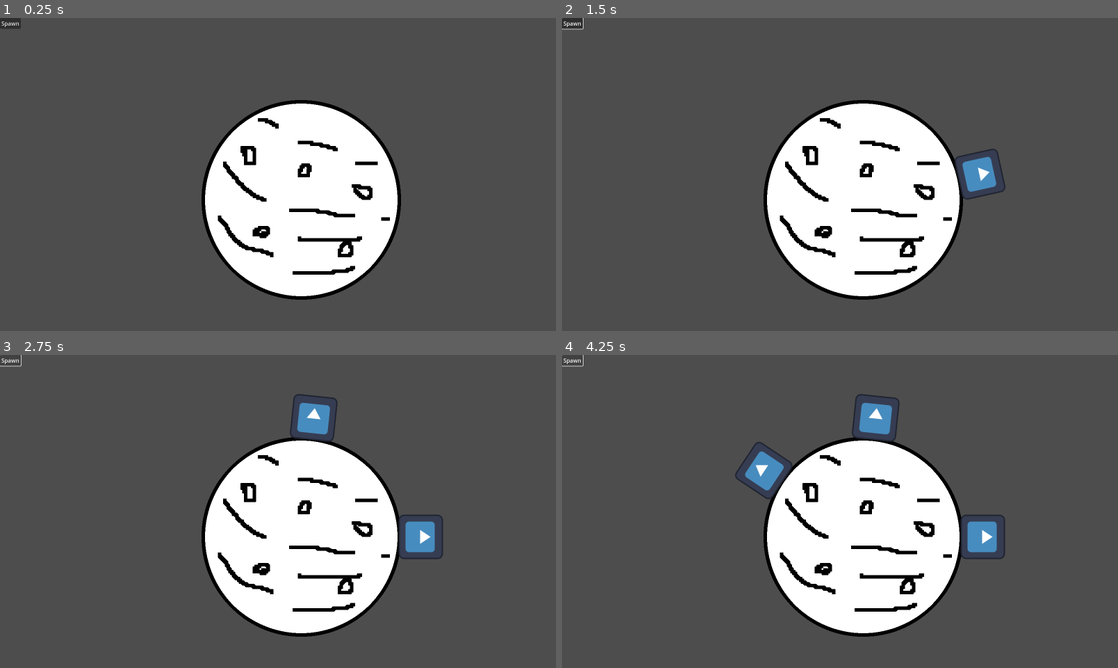
Above: before the commit, frames 1-4 (two rows, left to right).
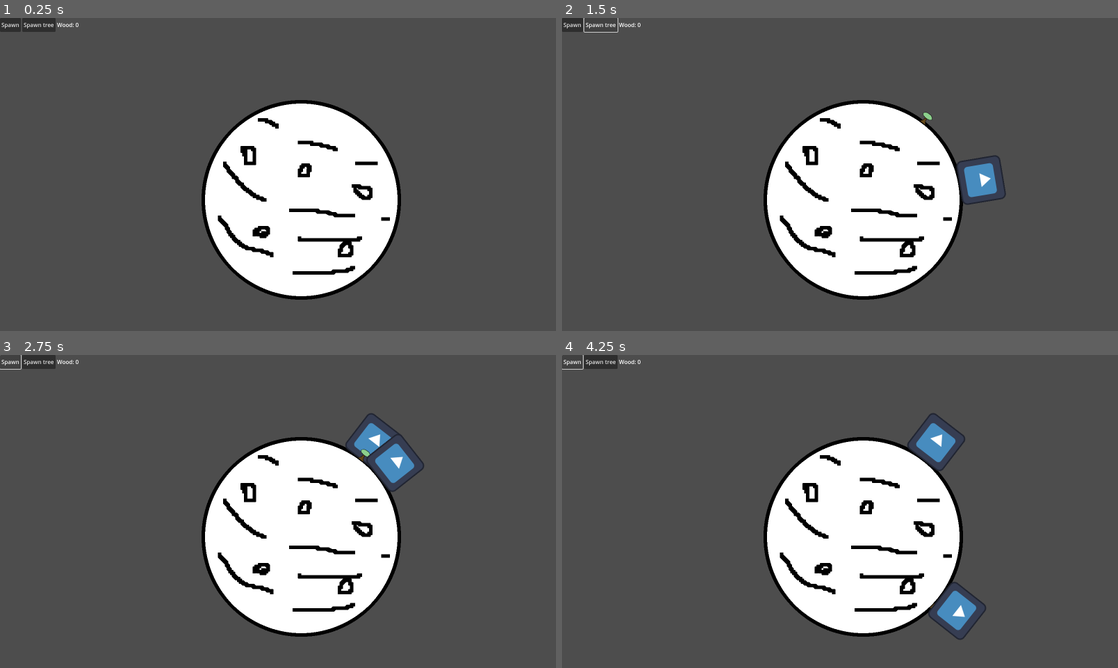
Above: after the commit, the same moments.

Repository: macmist/incremental-game
Game: Godot game, scene res://main.tscn
The game is run twice, just before and just after one commit, with the same random seed, the same clock (stepped at 60 frames per second) and the same inputs. The engine's default icon, where the game draws it, is replaced by a stand-in: a white triangle on a blue panel in a dark square.
Inputs (mouse positions are in pixels of both pictures, inside the frame that each line leads up to):
- Up to frame 1 (0.25 s): no input
- Up to frame 2 (1.5 s): click "Spawn" at 0.5 s; click (600, 24) at 1.25 s, where only the run after the commit has a clickable "Spawn tree"
- Up to frame 3 (2.75 s): click "Spawn" at 2 s
- Up to frame 4 (4.25 s): click (600, 361) at 2.75 s, where only the run after the commit has a clickable "Spawn tree"; click "Spawn" at 3.5 s

The runs differ from the first frame. In frame 1, 0.3% of the frame differs, in the area x 0-15%, y 0-5%; in frame 2, 0.7%; in frame 3, 2.9%; in frame 4, 3.8%, in the area x 0-80%, y 0-91%.

Commit message:
feat: collects wood

Diff:
--- /dev/null
+++ b/Scripts/GameManager.gd
@@ -0,0 +1,19 @@
+extends Node
+
+
+var wood: int = 0
+
+signal wood_updated(new_value: int)
+
+
+func add_wood(amount: int):
+	wood += amount
+	wood_updated.emit(wood)
+
+func spend_wood(amount: int) -> bool:
+	if wood >= amount:
+		wood -= amount
+		wood_updated.emit(wood)
+		return true
+	else:
+		return false
--- /dev/null
+++ b/Scripts/resource.gd
@@ -0,0 +1,17 @@
+extends Node
+
+class_name CollectableResource
+
+@export var total: int = 100
+@export var remaining: int = 100
+
+
+func collect(amount: int) -> int:
+	var collected = min(amount, remaining)
+	remaining -= collected
+	print("removing:", collected, " remaining: ", remaining)
+
+	if remaining <= 0:
+		print("empty, deleting")
+		queue_free()
+	return collected
--- a/entity.gd
+++ b/entity.gd
@@ -1,28 +1,74 @@
 extends Sprite2D
 
 @export var speed: float = 1.0   # radians per second
+@export var collect_speed: int = 30
 
 var angle: float = 0.0
 var target_angle: float = 0.0
 var radius: float = 100.0
 var planet_position: Vector2 = Vector2.ZERO
 
+var target: CollectableResource
+
+var timer: Timer = Timer.new()
+
+func _ready():
+	timer.connect("timeout", collect)
+	timer.wait_time = 3
+	timer.one_shot = true
+	add_child(timer)
+
+
+func collect():
+	if target:
+		print("collecting")
+		var collected = target.collect(collect_speed)
+		if collected > 0:
+			GameManager.add_wood(collected)
+		if not is_instance_valid(target) or target.remaining <= 0:
+			target = null
+
+func find_target():
+	var trees = get_tree().get_nodes_in_group("Trees")
+	if trees.size() == 0:
+		return
+	trees.sort_custom(func(a, b): return position.distance_to(a.position) < position.distance_to(b.position))
+	var tree = trees[0]
+	if tree:
+		print("found tree at: ", tree.position)
+		target = tree
+		set_target(tree.position)
 
 
 func set_planet(planet_position: Vector2, radius: float):
 	self.planet_position = planet_position
 	self.radius = radius + (self.texture.get_size().x * self.scale.x) / 2.0
+	var offset = Vector2(cos(angle), sin(angle)) * self.radius
+	position = planet_position + offset
+	rotation = angle + PI/2
 	print("position: ", position, " distance: ", radius)
 
 func _process(delta):
-	# Move angle towards target
-	if angle != target_angle:
-		angle = move_toward_angle(angle, target_angle, speed * delta)
+	if target and not is_instance_valid(target):
+		target = null
+		timer.stop()
+	if !target:
+		find_target()
+		timer.stop()
+	else:
+		# Move angle towards target
+		if angle != target_angle:
+			angle = move_toward_angle(angle, target_angle, speed * delta)
 
-	# Update position
-	var offset = Vector2(cos(angle), sin(angle)) * radius
-	position = planet_position + offset
-	rotation = angle + PI/2
+			# Update position
+			var offset = Vector2(cos(angle), sin(angle)) * radius
+			position = planet_position + offset
+			rotation = angle + PI/2
+			timer.stop()
+		else:
+			if timer.is_stopped():
+				print("start timer")
+				timer.start()
 
 
 func set_target(world_pos: Vector2):
@@ -36,8 +82,3 @@
 	if abs(diff) <= step:
 		return target
 	return current + step * sign(diff)
-
-
-func _unhandled_input(event: InputEvent) -> void:
-	if event is InputEventMouseButton and event.is_pressed() and event.button_index == MOUSE_BUTTON_LEFT:
-		set_target(event.position)
--- a/main.gd
+++ b/main.gd
@@ -1,7 +1,14 @@
 extends Node2D
 
 @export var planet: Planet
+@export var tree: PackedScene
 
 
 func _on_button_pressed() -> void:
 	planet.spawn.emit(20)
+
+
+
+
+func _on_button_2_pressed() -> void:
+	planet.spawn_object.emit(tree)
--- a/main.tscn
+++ b/main.tscn
@@ -1,9 +1,11 @@
-[gd_scene load_steps=6 format=3 uid="uid://i4l60um4ccq7"]
+[gd_scene load_steps=8 format=3 uid="uid://i4l60um4ccq7"]
 
 [ext_resource type="Script" path="res://main.gd" id="1_r33xx"]
 [ext_resource type="PackedScene" uid="uid://dk5fesphvmeu1" path="res://entity.tscn" id="2_82dli"]
+[ext_resource type="PackedScene" uid="uid://dbg2gm1pa0r0e" path="res://tree.tscn" id="2_pqijx"]
 [ext_resource type="Script" path="res://planet.gd" id="3_rhbx2"]
 [ext_resource type="Texture2D" uid="uid://bpl5758qg7c2e" path="res://planet.png" id="4_spvb6"]
+[ext_resource type="Script" path="res://wood_label.gd" id="6_vyjjk"]
 
 [sub_resource type="CircleShape2D" id="CircleShape2D_pkewr"]
 radius = 28.0002
@@ -11,6 +13,7 @@
 [node name="root" type="Node2D" node_paths=PackedStringArray("planet")]
 script = ExtResource("1_r33xx")
 planet = NodePath("Planet")
+tree = ExtResource("2_pqijx")
 
 [node name="Marker2D" type="Marker2D" parent="."]
 position = Vector2(290, 337)
@@ -35,9 +38,22 @@
 
 [node name="CanvasLayer" type="CanvasLayer" parent="."]
 
-[node name="Button" type="Button" parent="CanvasLayer"]
-offset_right = 8.0
-offset_bottom = 8.0
+[node name="HBoxContainer" type="HBoxContainer" parent="CanvasLayer"]
+offset_right = 40.0
+offset_bottom = 40.0
+
+[node name="Button" type="Button" parent="CanvasLayer/HBoxContainer"]
+layout_mode = 2
 text = "Spawn"
 
-[connection signal="pressed" from="CanvasLayer/Button" to="." method="_on_button_pressed"]
+[node name="Button2" type="Button" parent="CanvasLayer/HBoxContainer"]
+layout_mode = 2
+text = "Spawn tree
+"
+
+[node name="WoodLabel" type="Label" parent="CanvasLayer/HBoxContainer"]
+layout_mode = 2
+script = ExtResource("6_vyjjk")
+
+[connection signal="pressed" from="CanvasLayer/HBoxContainer/Button" to="." method="_on_button_pressed"]
+[connection signal="pressed" from="CanvasLayer/HBoxContainer/Button2" to="." method="_on_button_2_pressed"]
--- a/planet.gd
+++ b/planet.gd
@@ -6,9 +6,11 @@
 @onready var collision_shape: CollisionShape2D = $Area2D/CollisionShape2D
 
 signal spawn(angle)
+signal spawn_object(packed_scene)
 
 func _ready() -> void:
 	spawn.connect(spawn_walker)
+	spawn_object.connect(spawn_static_object)
 
 func spawn_walker(angle: float):
 	var walker = walker_scene.instantiate()
@@ -30,6 +32,32 @@
 		walker.set_planet(center, radius)
 
 
+func get_radius() -> float:
+	var circle = collision_shape.shape as CircleShape2D
+	return circle.radius * collision_shape.scale.x
+
+
+func spawn_static_object(scene: PackedScene):
+	var obj = scene.instantiate()
+	get_tree().current_scene.add_child(obj)
+
+	var center = global_position
+	var radius = get_radius()
+
+	# Pick a random angle
+	var angle = randf() * TAU
+	var pos = center + Vector2(cos(angle), sin(angle)) * radius
+
+	# Optional: push outward a bit if the sprite should sit outside the circle
+	var sprite = obj
+	if sprite:
+		var half_height = (sprite.texture.get_size().y * sprite.scale.y) / 2.0
+		pos += Vector2(cos(angle), sin(angle)) * half_height
+	else:
+		print("Nope")
+
+	obj.global_position = pos
+	obj.rotation = angle + PI/2   # makes it “stand upright” on the surface
 
 
 #func _input(event):
--- a/project.godot
+++ b/project.godot
@@ -15,11 +15,20 @@
 config/features=PackedStringArray("4.3", "GL Compatibility")
 config/icon="res://icon.svg"
 
+[autoload]
+
+GameManager="*res://Scripts/GameManager.gd"
+
 [display]
 
 window/size/viewport_width=1600
 window/size/viewport_height=900
 
+[global_group]
+
+Resources=""
+Trees=""
+
 [rendering]
 
 renderer/rendering_method="gl_compatibility"
--- /dev/null
+++ b/tree.gd
@@ -0,0 +1,3 @@
+extends CollectableResource
+
+class_name TreeResource
--- /dev/null
+++ b/tree.tscn
@@ -0,0 +1,8 @@
+[gd_scene load_steps=3 format=3 uid="uid://dbg2gm1pa0r0e"]
+
+[ext_resource type="Texture2D" uid="uid://pvhe701578tt" path="res://tree.png" id="1_7xj14"]
+[ext_resource type="Script" path="res://tree.gd" id="2_xraw7"]
+
+[node name="tree" type="Sprite2D" groups=["Resources", "Trees"]]
+texture = ExtResource("1_7xj14")
+script = ExtResource("2_xraw7")
--- /dev/null
+++ b/wood_label.gd
@@ -0,0 +1,11 @@
+extends Label
+
+
+# Called when the node enters the scene tree for the first time.
+func _ready() -> void:
+	text = "Wood: %d" % GameManager.wood
+	GameManager.wood_updated.connect(_on_wood_updated)
+
+
+func _on_wood_updated(new_value: int):
+	text = "Wood: %d" % new_value
Binary file added: tree.png
Not shown, added: tree.png.import
